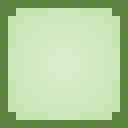
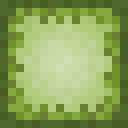
The second 128×128 image is a revision of the first. Changes to its layers:
renamed "Layer 3" to "Layer 1", painted on it over [0, 0, 128, 128]
removed layer "Layer 1" over [0, 0, 128, 128]
renamed "Layer 2" to "Layer 0", painted on it over [0, 0, 128, 128]
